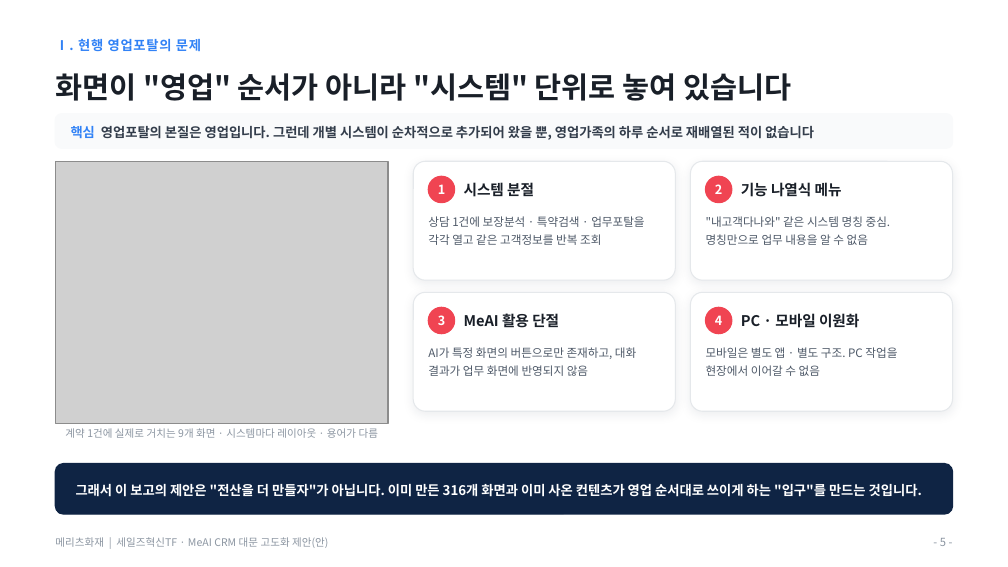
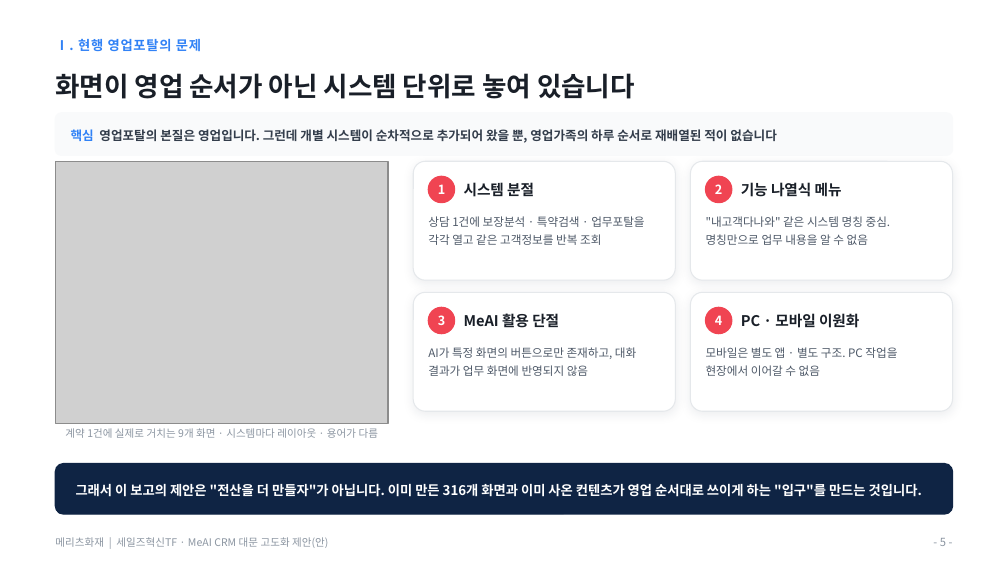
Before and after one commit to hunx11-sys/MeAI, a slide deck: slide 5 of docs/MeAI_CRM대문_고도화_제안_대표이사보고_2026.09.pptx. Drawn at 1008x567 pixels with LibreOffice and Linux fonts; fonts in the diff are those of the drawing; grey boxes stand for pictures. Boxes give left, top, right and bottom in pixels: in the first picture for what was removed or moved away, otherwise in the second. Text is boxed around its words. In the diff, an @@ line names an element or a change of style, - is before the commit and + after.

```diff
--- a/docs/MeAI_CRM대문_고도화_제안_대표이사보고_2026.09.pptx
+++ b/docs/MeAI_CRM대문_고도화_제안_대표이사보고_2026.09.pptx
@@ text at bbox=[55, 73, 635, 99]: text changed; size 21 to 19 pt @@
-화면이 "영업" 순서가 아니라 "시스템" 단위로 놓여 있습니다
+화면이 영업 순서가 아닌 시스템 단위로 놓여 있습니다
@@ rounded rectangle: place and size @@
-rounded rectangle at bbox=[55, 114, 953, 148]
+rounded rectangle at bbox=[55, 113, 953, 155]
@@ rounded rectangle at bbox=[55, 113, 953, 155]: proportions changed @@
@@ text "핵심 영업포탈의 본질은 영업입니다. 그런데 ..." at bbox=[71, 129, 776, 143]: size 9.5 to 9 pt @@
```
Also in this commit, not shown: 12 other slides changed, 1 other file.
